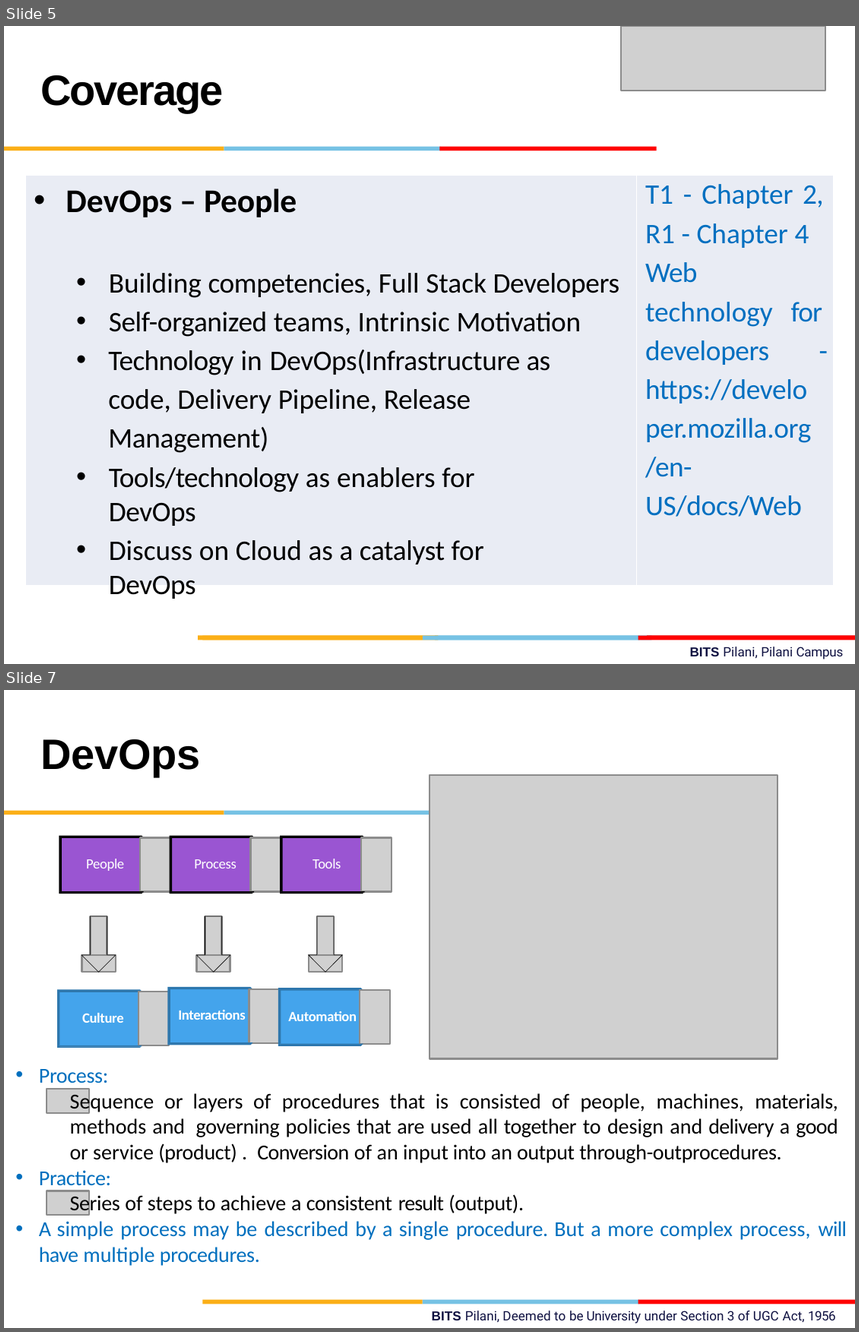
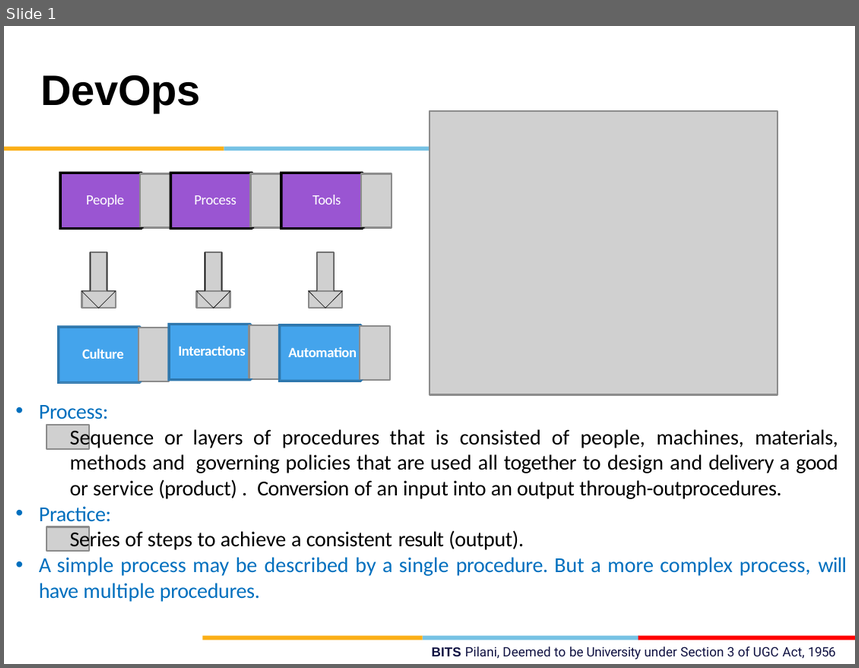
Before and after one commit to AbidKhan01ak/Mtech-7th-Sem, a slide deck: Devops/Session 4 Intro to Devops - People Process Cloud( Bits Slides).pptx. Shown one above the other, each under a label of ours: slides 5 and 7 before the commit, slide 1 after it; the slides between them are not shown. The pictures are 859x1332 and 859x668 pixels, drawn with LibreOffice and Linux fonts; fonts in the diff are those of the drawing; grey boxes stand for pictures; background and template pictures are left out. Boxes give left, top, right and bottom in pixels: in the first picture for what was removed or moved away, otherwise in the second. Text is boxed around its words. In the diff, an @@ line names an element or a change of style, - is before the commit and + after.

```diff
--- a/Devops/Session 4 Intro to Devops - People Process Cloud( Bits Slides).pptx
+++ b/Devops/Session 4 Intro to Devops - People Process Cloud( Bits Slides).pptx
@@ slide 5 removed at (4,26,855,664), background #FFFFFF @@
@@ picture removed at (620,26,825,91) @@
@@ title removed at (41,75,224,112) @@
-Coverage
@@ freeform shape removed at (4,147,224,152) @@
@@ freeform shape removed at (224,147,439,152) @@
@@ freeform shape removed at (439,147,656,152) @@
@@ freeform shape removed at (25,174,833,586) @@
@@ freeform shape removed at (25,174,835,586) @@
@@ text removed at (645,184,823,327) @@
-T1 - Chapter 2, R1 - Chapter 4 Web technology for
@@ text removed at (66,189,297,218) @@
-• DevOps – People
@@ text removed at (108,273,620,599) @@
-• Building competencies, Full Stack Developers
-• Self-organized teams, Intrinsic Motivation
-• Technology in DevOps(Infrastructure as code, Delivery Pipeline, Release Management)
-• Tools/technology as enablers for DevOps
-• Discuss on Cloud as a catalyst for DevOps
@@ text removed at (645,341,811,517) @@
-developers - https://develo per.mozilla.org
-/en- US/docs/Web
@@ group removed at (198,636,855,641): 6 freeform shapes @@
@@ text removed at (690,647,844,660) @@
-BITS Pilani, Pilani Campus
@@ what was slide 7 is now slide 1 @@
```
Also in this commit, not shown: 7 other slides removed, 11 other files.
